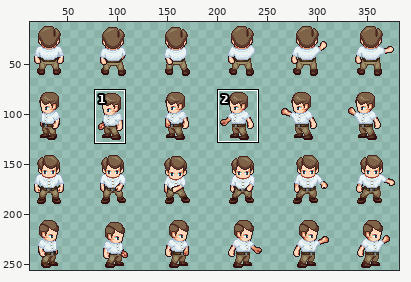
File history of a sprite sheet, Assets/Sprites/character/professor_slash.png. The first picture is a wide view before the edit; the outline marks the close-up.
Close-up. Before the edit:
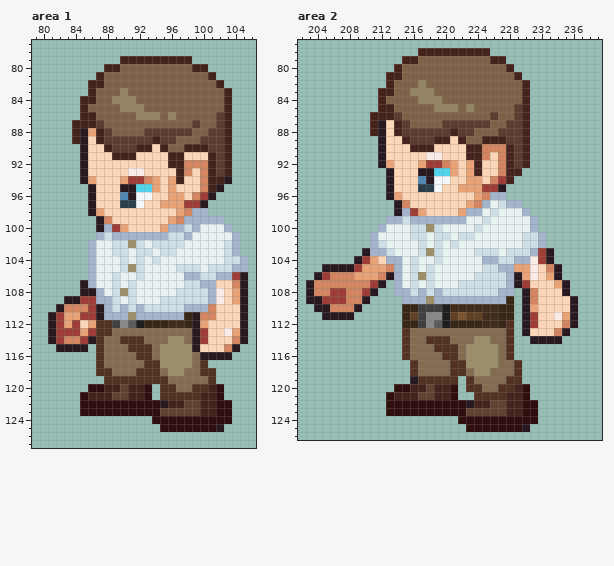
The file is 384x256 pixels. Colours within 5 levels of each other are drawn and written as one. Shown: area 1: x 79..106, y 77..127; area 2: x 202..239, y 77..126. The wide view leaves out empty margins. The commit also changed other parts of the picture, which this record leaves out.
Once edited:
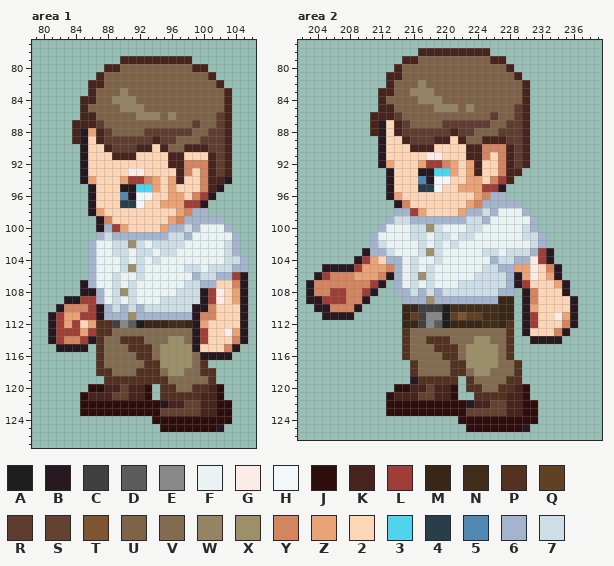
Palette (. is transparent): A #1e1e1e  B #281820  C #404040  D #5c5c5c  E #888888  F #e9f3f4  G #fbece6  H #f2f8f9  J #2f0f0e  K #46231c  L #9e3e37  M #382716  N #422d1a  P #533222  Q #604124  R #5e3c2f  S #644232  T #7d5531  U #7e6349  V #836b4f  W #968564  X #9d8f69  Y #d28560  Z #eaa377  2 #fdd5b7  3 #50d4ec  4 #293d4b  5 #5187b3  6 #a4b4cd  7 #cedee7
The edit:
--- area 1
@@ x 86..103 @@
 104 6FFF7F7F7FFFFFFFF7
-105 6FFF7X7FFFF777F777
-106 6FF7FF7FFFFF667766
+105 6FFF7X7FFFFF77F777
+106 6FF7FF7FFFFFF67766
 107 6FF7F7FFFFFF776622
-108 B6F7X7FFFFF77776G2
-109 L667F7FFF7777776G2
-110 LB6767677777666Y22
-111 LB666X666666MBYY22
+108 B6F7X7FFFFF777BLG2
+109 L6F7F7FFF77777BLG2
+110 LB67676777777BBY22
+111 LB666X6666666BYY22
 112 ZPPCEDAMMMNNMBZ222
--- area 2
@@ x 212..232 @@
  96 .BZ222222222ZY66.....
- 97 ..BY2222222ZY6F766...
- 98 ..B6LZ2222Z66F7FFF6..
- 99 .6676666666FF7FFFFF6.
-100 6FFF77X7FFFF7FFFFFF6.
+ 97 ..BY2222222ZY66666...
+ 98 ..66LZ2222Z6676FFF6..
+ 99 .6776666666776FFFFF6.
+100 6FFF77X7FFF77FFFFF76.
 101 FFFF77F77F77FFFFFF776
-102 7FFFF7F7F7FFFFFFFF776
-103 67FFF7X7FFFF777F7776L
-104 266F7FF7FFFFF667766GL
+102 7FFFF7F7F7FFFFFFFFF76
+103 67FFF7X7FFFFF77F7776L
+104 266F7FF7FFFFFF67766GL
 105 ZY6F7F7FFFFFF7766ZZG2
@@ x 225..229 @@
 108 7766.
-109 666M.
+109 66MM.
 110 NNMM.
